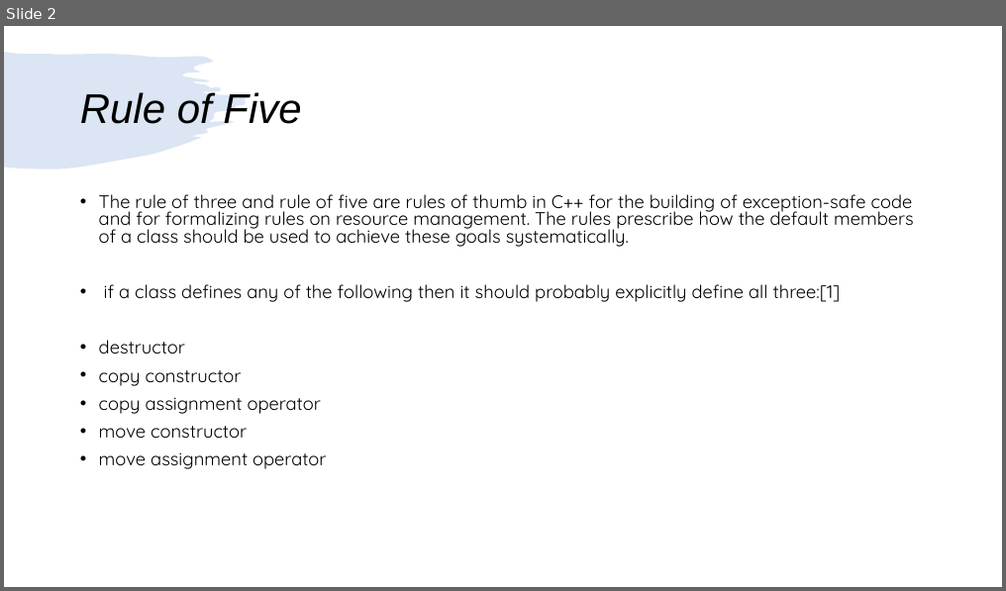
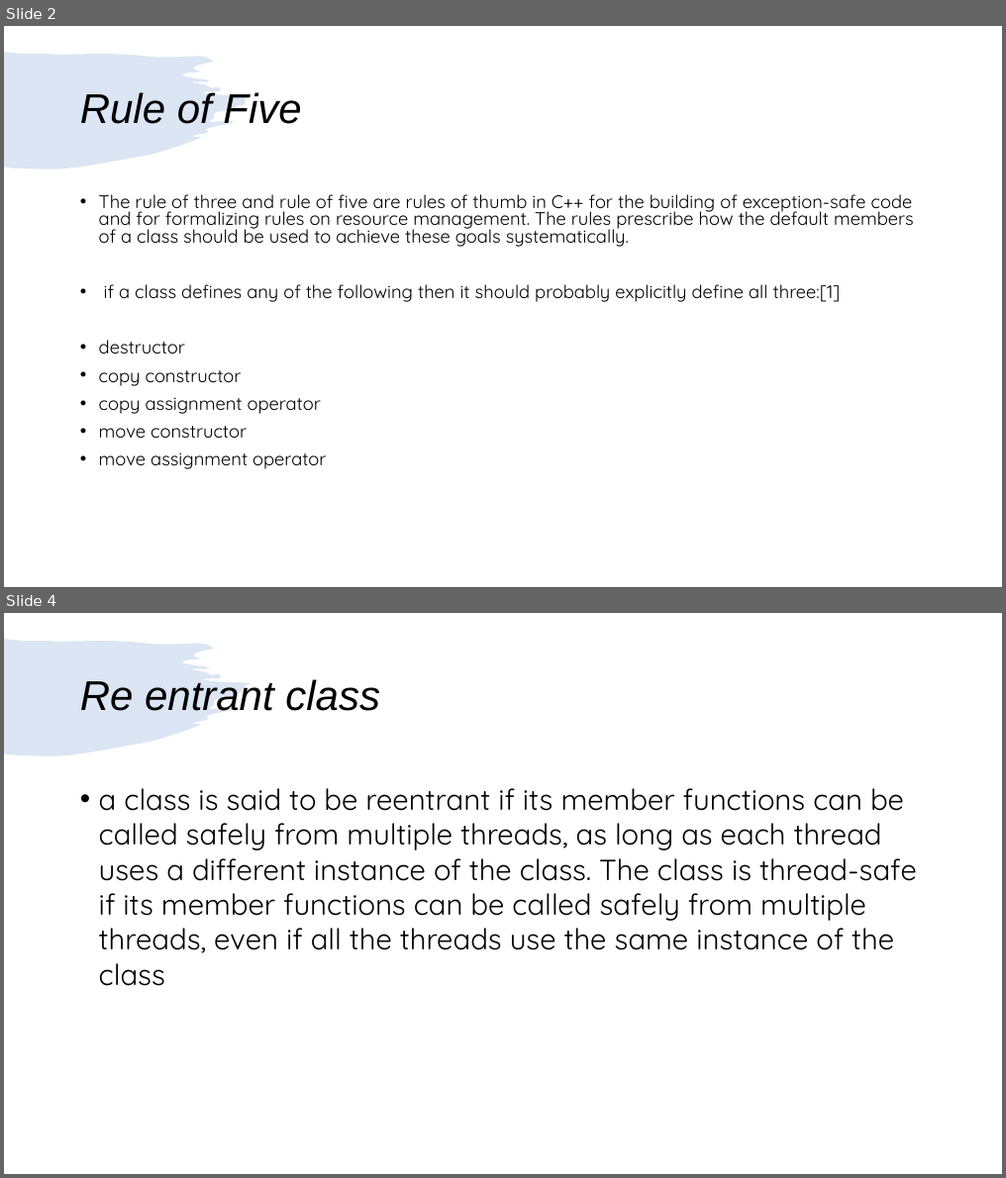
Before and after one commit to girishlande/CPlusPlus, a slide deck: learnings.pptx. Shown one above the other, each under a label of ours: slide 2 before the commit, slides 2 and 4 after it; the slides between them are not shown. The pictures are 1006x591 and 1006x1178 pixels, drawn with LibreOffice and Linux fonts; fonts in the diff are those of the drawing. Boxes give left, top, right and bottom in pixels: in the first picture for what was removed or moved away, otherwise in the second. Text is boxed around its words. In the diff, an @@ line names an element or a change of style, - is before the commit and + after.

```diff
--- a/learnings.pptx
+++ b/learnings.pptx
@@ slide 4 added at (4,613,1002,1174), background #FFFFFF; not listed: 1 template element that a slide beside it also shows @@
@@ title added at (80,679,380,711), 40 pt, text #000000, italic @@
+Re entrant class
@@ text added at (99,788,917,986), 28 pt, text #000000 @@
+• a class is said to be reentrant if its member functions can be called safely from multiple threads, as long as each thread uses a different instance of the class. The class is thread-safe if its member functions can be called safely from multiple threads, even if all the threads use the same instance of the class
```
Also in this commit, not shown: 2 other slides added, 1 slide removed.
